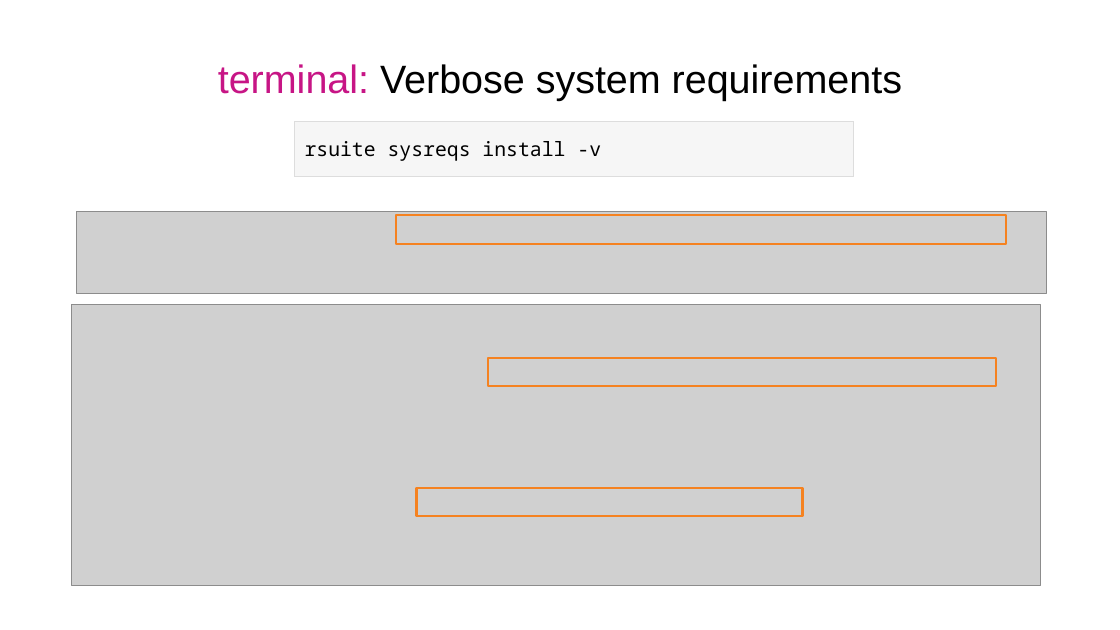
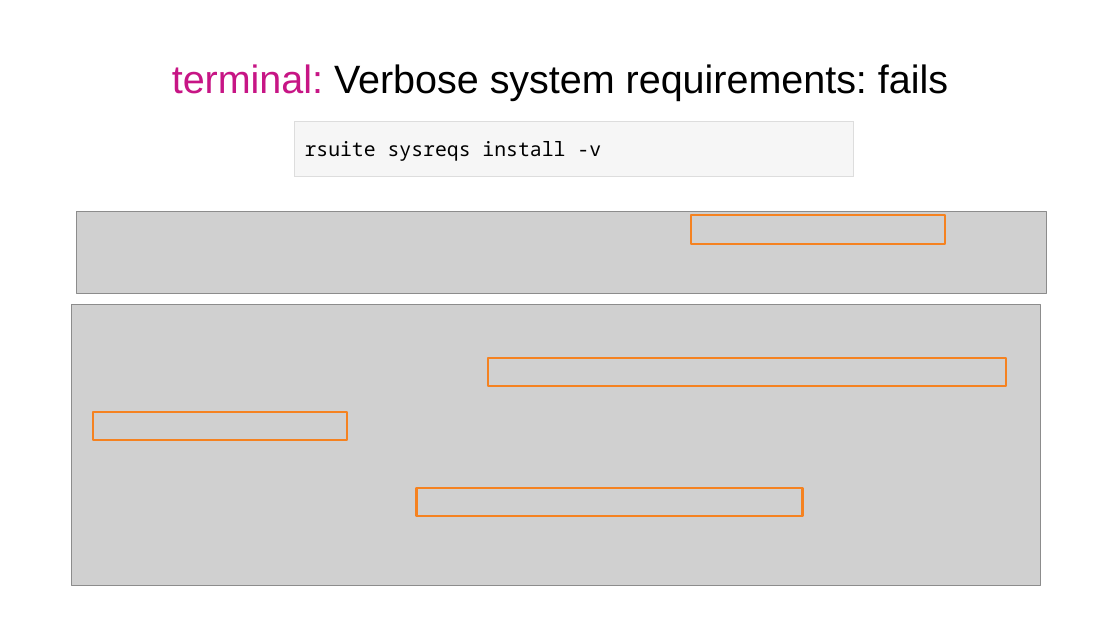
Before and after one commit to f0nzie/keras_and_shiny-tutorial, a slide deck: slide 6 of keras_shiny-rsuite_sysreqs_python_linux.odp. Drawn at 1120x630 pixels with LibreOffice and Linux fonts; fonts in the diff are those of the drawing; grey boxes stand for pictures. Boxes give left, top, right and bottom in pixels: in the first picture for what was removed or moved away, otherwise in the second. Text is boxed around its words. In the diff, an @@ line names an element or a change of style, - is before the commit and + after.

```diff
--- a/keras_shiny-rsuite_sysreqs_python_linux.odp
+++ b/keras_shiny-rsuite_sysreqs_python_linux.odp
@@ title at [172,64,948,101]: text changed @@
-terminal: Verbose system requirements
+terminal: Verbose system requirements: fails
@@ rectangle: place and size @@
-rectangle at [396,215,1006,244]
+rectangle at [691,215,945,244]
@@ rectangle: place and size @@
-rectangle at [488,358,996,386]
+rectangle at [488,358,1006,386]
@@ rectangle added at [92,413,347,441], outline #F58220 1.45 pt @@
```
Also in this commit, not shown: 5 other slides changed.
